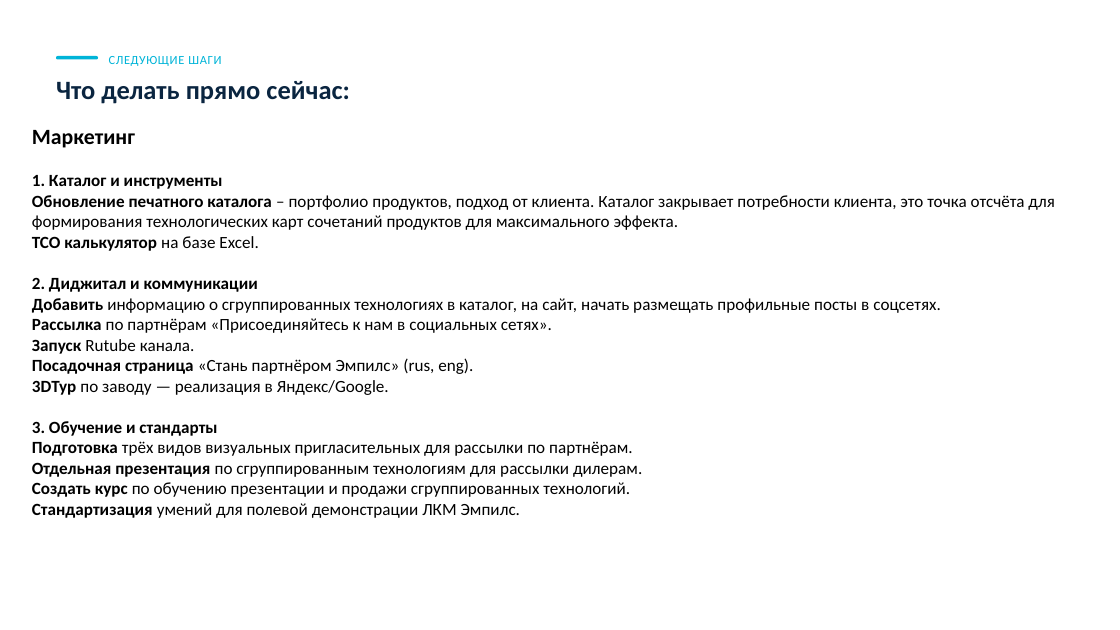
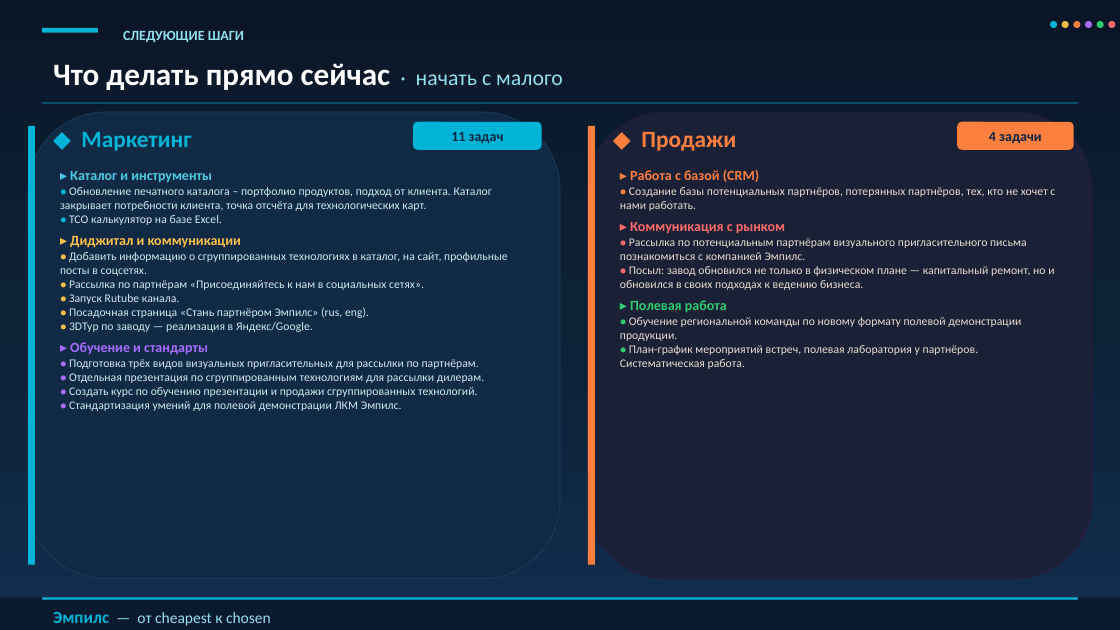
Before and after one commit to Iverson76newcomer/radar-empils, a slide deck: slide 14 of download/Программа_развития_Эмпилс_2026-2028_обновлено.pptx. Drawn at 1120x630 pixels with LibreOffice and Linux fonts; fonts in the diff are those of the drawing. Boxes give left, top, right and bottom in pixels: in the first picture for what was removed or moved away, otherwise in the second. Text is boxed around its words. In the diff, an @@ line names an element or a change of style, - is before the commit and + after.

```diff
--- a/download/Программа_развития_Эмпилс_2026-2028_обновлено.pptx
+++ b/download/Программа_развития_Эмпилс_2026-2028_обновлено.pptx
@@ background #FFFFFF to gradient #0A1628 to #0D2137 to #112D4E @@
@@ rounded rectangle: place and size @@
-rounded rectangle at [56, 56, 99, 59]
+rounded rectangle at [43, 28, 99, 32]
@@ rounded rectangle at [43, 28, 99, 32]: proportions changed @@
@@ text "СЛЕДУЮЩИЕ ШАГИ": place and size @@
-text "СЛЕДУЮЩИЕ ШАГИ" at [109, 56, 221, 66]
+text "СЛЕДУЮЩИЕ ШАГИ" at [123, 31, 244, 42]
@@ text "СЛЕДУЮЩИЕ ШАГИ" at [123, 31, 244, 42]: size 8 to 9 pt, text colour #00B4D8 to #90E0EF, letter spacing 0.4 to 0 pt, bold on; line spacing 11.2pt to 1 @@
@@ ellipse added at [1051, 21, 1057, 28], fill #00B4D8 @@
@@ ellipse added at [1062, 21, 1068, 28], fill #FCBF49 @@
@@ ellipse added at [1073, 21, 1080, 28], fill #FF7F3F @@
@@ ellipse added at [1085, 21, 1092, 28], fill #A86CFF @@
@@ ellipse added at [1096, 21, 1103, 28], fill #2ECC71 @@
@@ ellipse added at [1109, 21, 1116, 28], fill #FF6B6B @@
@@ text at [53, 63, 563, 90]: text changed; size 17 to 20 pt; text colour #0A2540 to #FFFFFF @@
-Что делать прямо сейчас:
+Что делать прямо сейчас · начать с малого
@@ rounded rectangle added at [28, 112, 560, 579], fill #102A45, outline #1A3D5C 0.5 pt @@
@@ rectangle added at [43, 103, 1079, 104], fill #00B4D8 @@
@@ rounded rectangle added at [588, 112, 1092, 579], fill #1A2035, outline #2A1A40 0.5 pt @@
@@ rectangle added at [28, 125, 35, 564], fill #00B4D8 @@
@@ text added at [81, 132, 191, 151], 15 pt, text #00B4D8, bold @@
+◆ Маркетинг
@@ rounded rectangle added at [413, 122, 542, 150], fill #00B4D8, 9 pt, text #0A2540, bold @@
+11 задач
@@ rectangle added at [588, 125, 595, 564], fill #FF7F3F @@
@@ text added at [641, 132, 736, 151], 15 pt, text #FF7F3F, bold @@
+◆ Продажи
@@ rounded rectangle added at [958, 122, 1074, 150], fill #FF7F3F, 9 pt, text #0A2540, bold @@
+4 задачи
@@ text at [60, 171, 508, 411]: text changed; size 11 to 7.5 pt; text colour #000000 to #D0E8F0 @@
-Маркетинг
-1. Каталог и инструменты
-Обновление печатного каталога – портфолио продуктов, подход от клиента. Каталог закрывает потребности клиента, это точка отсчёта для формирования технологических карт сочетаний продуктов для максимального эффекта.
-TCO калькулятор на базе Excel.
-2. Диджитал и коммуникации
-Добавить информацию о сгруппированных технологиях в каталог, на сайт, начать размещать профильные посты в соцсетях.
-Рассылка по партнёрам «Присоединяйтесь к нам в социальных сетях».
-Запуск Rutube канала.
-Посадочная страница «Стань партнёром Эмпилс» (rus, eng).
-3DТур по заводу — реализация в Яндекс/Google.
-3. Обучение и стандарты
-Подготовка трёх видов визуальных пригласительных для рассылки по партнёрам.
-Отдельная презентация по сгруппированным технологиям для рассылки дилерам.
-Создать курс по обучению презентации и продажи сгруппированных технологий.
-Стандартизация умений для полевой демонстрации ЛКМ Эмпилс.
+▸ Каталог и инструменты
+● Обновление печатного каталога – портфолио продуктов, подход от клиента. Каталог закрывает потребности клиента, точка отсчёта для технологических карт.
+● TCO калькулятор на базе Excel.
+▸ Диджитал и коммуникации
+● Добавить информацию о сгруппированных технологиях в каталог, на сайт, профильные посты в соцсетях.
+● Рассылка по партнёрам «Присоединяйтесь к нам в социальных сетях».
+● Запуск Rutube канала.
+● Посадочная страница «Стань партнёром Эмпилс» (rus, eng).
+● 3DТур по заводу — реализация в Яндекс/Google.
+▸ Обучение и стандарты
+● Подготовка трёх видов визуальных пригласительных для рассылки по партнёрам.
+● Отдельная презентация по сгруппированным технологиям для рассылки дилерам.
+● Создать курс по обучению презентации и продажи сгруппированных технологий.
+● Стандартизация умений для полевой демонстрации ЛКМ Эмпилс.
@@ text added at [620, 169, 1055, 369], 7.5 pt, text #E8DDD0 @@
+▸ Работа с базой (CRM)
+● Создание базы потенциальных партнёров, потерянных партнёров, тех, кто не хочет с нами работать.
+▸ Коммуникация с рынком
+● Рассылка по потенциальным партнёрам визуального пригласительного письма познакомиться с компанией Эмпилс.
+● Посыл: завод обновился не только в физическом плане — капитальный ремонт, но и обновился в своих подходах к ведению бизнеса.
+▸ Полевая работа
+● Обучение региональной команды по новому формату полевой демонстрации продукции.
+● План-график мероприятий встреч, полевая лаборатория у партнёров. Систематическая работа.
@@ rectangle added at [0, 597, 1120, 629], fill #0A1A2E @@
@@ rectangle added at [43, 597, 1079, 599], fill #00B4D8 @@
@@ text added at [53, 612, 271, 626], 10 pt, text #90E0EF @@
+Эмпилс — от cheapest к chosen
```
Also in this commit, not shown: 1 slide removed, 22 other files.
